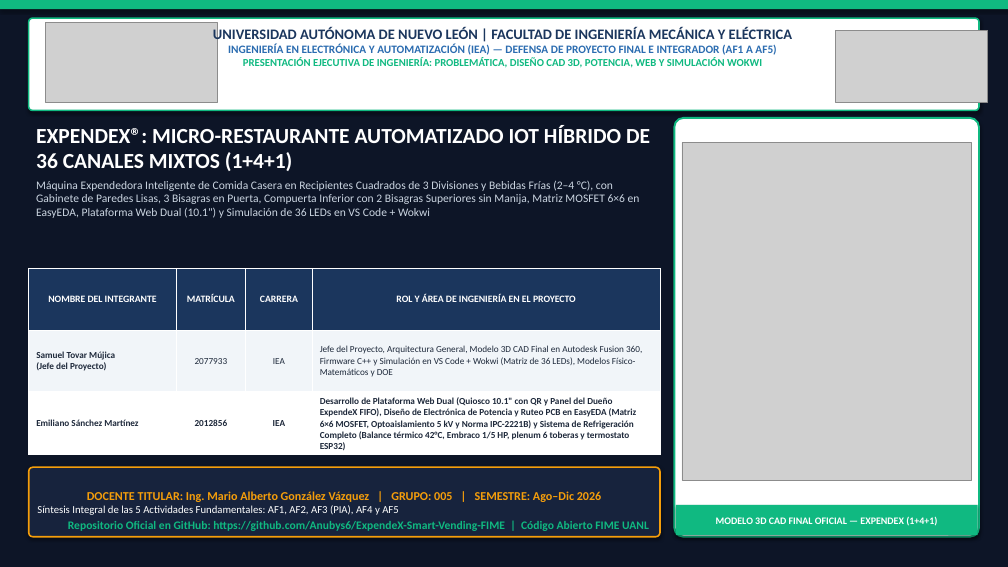
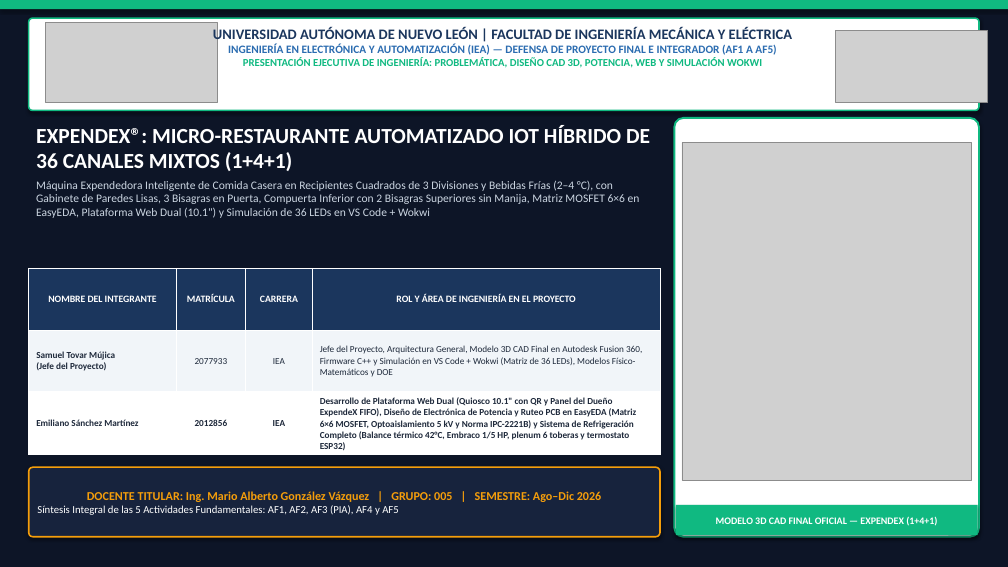
Before and after one commit to Anubys6/ExpendeX-Smart-Vending-FIME, a slide deck: slide 1 of 01_DOCUMENTOS_ACADEMICOS_FIME/Presentacion_Final_Proyecto_Expendex_FIME.pptx. Drawn at 1008x567 pixels with LibreOffice and Linux fonts; fonts in the diff are those of the drawing; grey boxes stand for pictures. Boxes give left, top, right and bottom in pixels: in the first picture for what was removed or moved away, otherwise in the second. Text is boxed around its words. In the diff, an @@ line names an element or a change of style, - is before the commit and + after.

Commit message:
docs: citar formalmente el Programa de Evidencias de Aprendizaje de la U.A. Proyecto de Ingenieria Aplicada (IEAI) y acceso abierto via link en todas las AFs

```diff
--- a/01_DOCUMENTOS_ACADEMICOS_FIME/Presentacion_Final_Proyecto_Expendex_FIME.pptx
+++ b/01_DOCUMENTOS_ACADEMICOS_FIME/Presentacion_Final_Proyecto_Expendex_FIME.pptx
@@ text removed at [68,521,649,531] @@
-Repositorio Oficial en GitHub: https://github.com/Anubys6/ExpendeX-Smart-Vending-FIME | Código Abierto FIME UANL
```
Also in this commit, not shown: 3 other slides changed, 11 other files.
